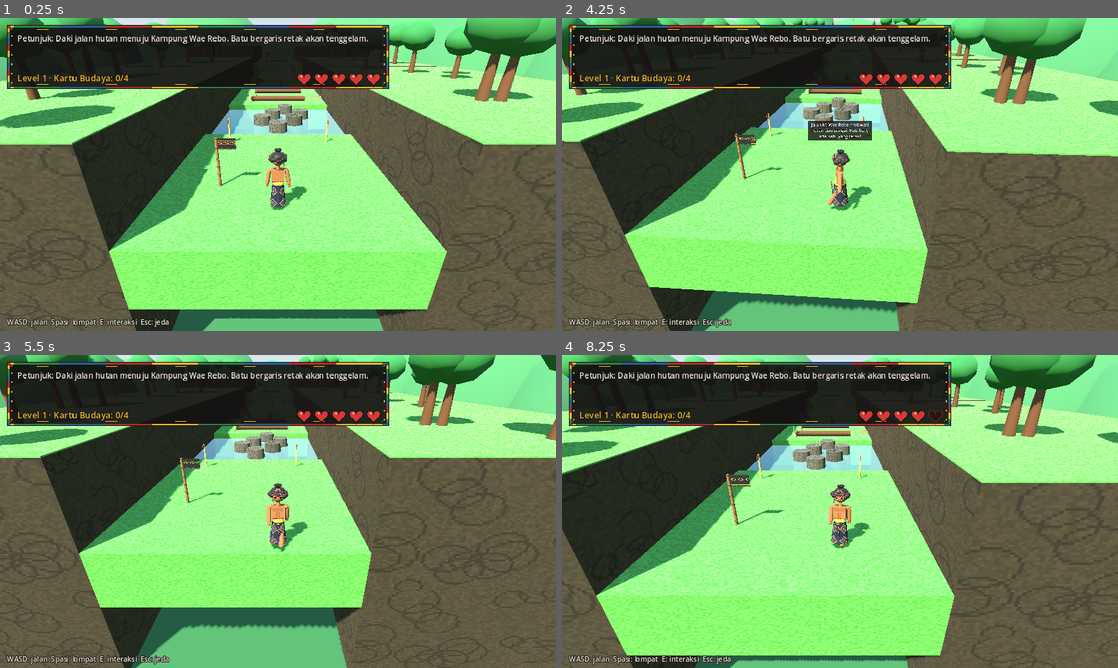
Above: before the commit, frames 1-4 (two rows, left to right).
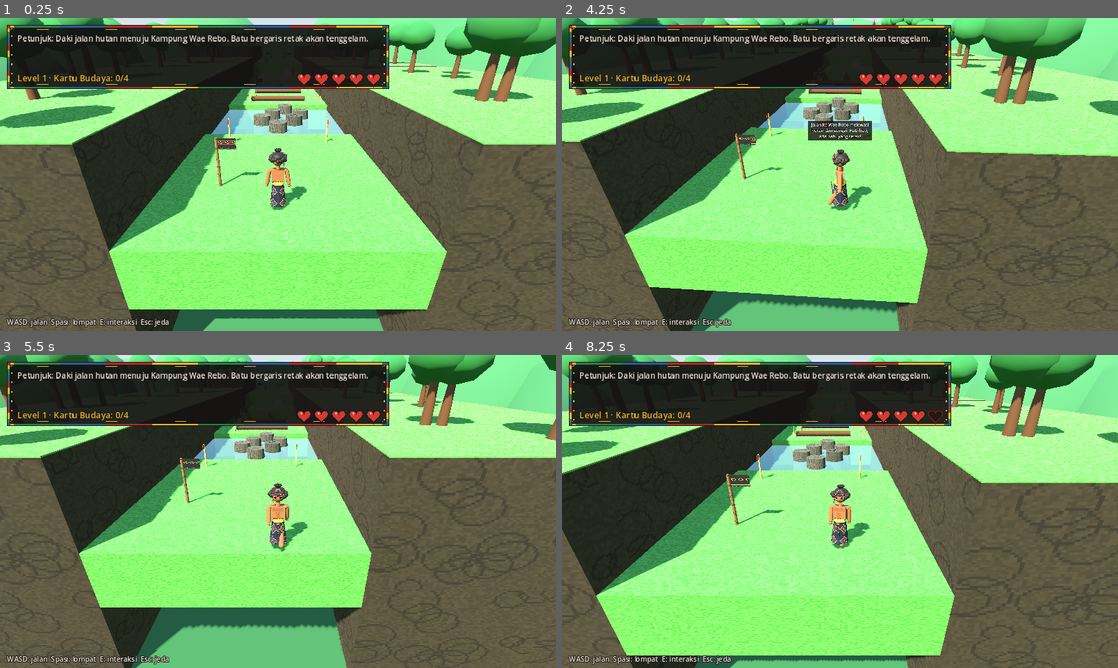
Above: after the commit, the same moments.

Repository: romanussudimin-debu/Pengembangan-Permainan-Digital
Game: Godot game, scene res://scenes/pendakian.tscn
The game is run twice, just before and just after one commit, with the same random seed, the same clock (stepped at 60 frames per second) and the same inputs. This scene is started directly instead of the project's main scene. Sound files missing from this copy of the repository are replaced by a short silence.
Inputs (mouse positions are in pixels of both pictures, inside the frame that each line leads up to):
- Up to frame 1 (0.25 s): no input
- Up to frame 2 (4.25 s): tap Enter at 0.5 s; move the mouse to (962, 158) at 0.52 s; hold Right 0.53-1.25 s; right-click (962, 158) at 0.6 s; click (962, 158) at 0.67 s; drag from (728, 190) to (812, 237) at 1.27 s; move the mouse to (895, 105) at 2.02 s; hold Right 2.03-2.75 s; hold D (kanan) 2.03-2.75 s; drag from (812, 237) to (673, 127) at 2.77 s; move the mouse to (1006, 221) at 3.52 s; hold Left from 3.53 s (still down); hold Space (lompat) from 3.53 s (still down)
- Up to frame 3 (5.5 s): release Left at 4.25 s; release Space (lompat) at 4.25 s; drag from (111, 464) to (194, 433) at 4.27 s; move the mouse to (305, 511) at 5.02 s; hold Down from 5.03 s (still down); hold S (mundur) from 5.03 s (still down); click (305, 511) at 5.17 s
- Up to frame 4 (8.25 s): release Down at 5.75 s; release S (mundur) at 5.75 s; drag from (756, 433) to (728, 527) at 5.77 s; move the mouse to (962, 495) at 6.52 s; hold Up 6.53-7.25 s; tap 1 at 6.6 s; drag from (728, 527) to (812, 574) at 7.27 s; move the mouse to (895, 442) at 8.02 s; hold Down from 8.03 s (still down); tap Enter at 8.1 s

The runs differ from the first frame. In frame 1, less than 0.1% of the frame differs, in the area x 57-62%, y 1-3%; in frame 2, 0.2%, in the area x 41-67%, y 0-3%; in frame 3, 0.1%; in frame 4, less than 0.1%.

Commit message:
Pendakian Level 1: hapus sungai kedua, tinggal satu penyeberangan sungai
Sungai di dataran tinggi beserta 6 batu pijakannya diganti jalan tanah
menuju gerbang kampung. GDD dan log pengembangan diperbarui.

Co-Authored-By: Claude Opus 5.5 <noreply@anthropic.com>
Claude-Session: https://claude.ai/code/session_01SX3u1anP6G9FYaLa22H5kN

Diff:
--- a/src/scripts/dunia/pendakian.gd
+++ b/src/scripts/dunia/pendakian.gd
@@ -1,7 +1,7 @@
 extends Node3D
 ## Level 1, pembuka: MENDAKI KE WAE REBO (platformer, ±1,5-2 menit) setelah opening, sebelum kampung.
 ## Jalur hutan menuju utara: sungai dengan batu pijakan, akar pohon melintang, titian di atas jurang,
-## tanjakan batu, lalu sungai kedua di dataran tinggi. Tiga titik cek (bendera songke).
+## lalu tanjakan batu ke dataran tinggi menuju gerbang kampung. Tiga titik cek (bendera songke).
 ## Pengecoh yang adil:
 ##   - batu RETAK: mirip batu biasa tetapi lebih gelap dengan garis retakan; tenggelam bila diinjak sebentar.
 ##   - cabang jalan BUNTU: jalur utama ditandai tiang bambu berkain merah, cabang buntu tidak.
@@ -16,8 +16,6 @@
 const BATU: Array = [
 	[0.0, 13.0, 0.3, false], [-1.6, 10.5, 0.3, false], [1.6, 10.5, 0.3, true], [-0.6, 8.0, 0.3, false],
 	[2.4, 8.0, 0.3, false], [0.8, 5.5, 0.3, false],
-	[-1.8, -46.0, 2.7, false], [1.8, -46.0, 2.7, true], [-0.9, -48.5, 2.7, false], [1.5, -48.5, 2.7, true],
-	[0.8, -51.0, 2.7, false], [-2.2, -51.0, 2.7, true],
 ]
 const TITIK_CEK: Array[Vector3] = [Vector3(0, 0, 25), Vector3(0, 0, -1), Vector3(0, 2.4, -38)]
 
@@ -101,8 +99,7 @@
 	# Bagian jalur (ngarai): [z_awal, z_akhir, puncak_y, jenis] - jenis "tanah", "sungai", "jurang"
 	var segmen: Array = [
 		[30.0, 16.0, 0.0, "tanah"], [16.0, 4.0, 0.0, "sungai"], [4.0, -10.0, 0.0, "tanah"],
-		[-10.0, -22.0, 0.0, "jurang"], [-22.0, -34.0, 0.0, "tanah"], [-34.0, -44.0, 2.4, "tanah"],
-		[-44.0, -54.0, 2.4, "sungai"], [-54.0, -72.0, 2.4, "tanah"],
+		[-10.0, -22.0, 0.0, "jurang"], [-22.0, -34.0, 0.0, "tanah"], [-34.0, -72.0, 2.4, "tanah"],
 	]
 	for sg: Array in segmen:
 		var z0: float = sg[0]
Not shown, changed: docs/gdd/GDD.md
Not shown, changed: docs/laporan/log-pengembangan.md
